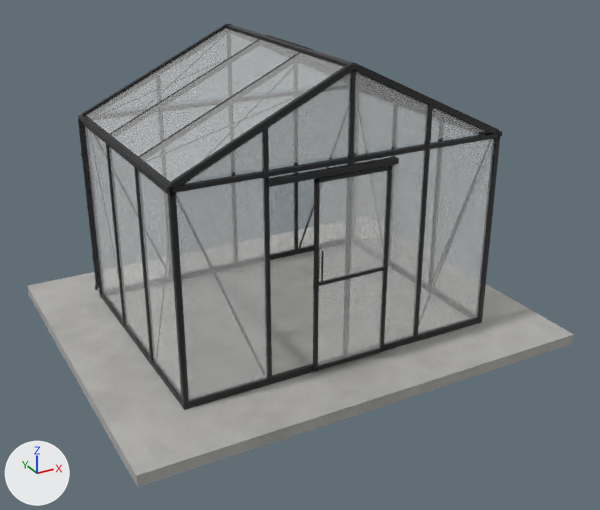
An edit to the glTF model models/scandiglas/sg-rect-10-2-7-9.glb, drawn before and after from the same camera.
Rendered twice from a camera (50 mm lens) standing at (-3.52, -4.9, 3.92) and looking at (0.01, 1.52, 0.71). The axes (+X, +Y, +Z) are drawn at lower left. The lights are the same throughout. The older version comes first. Vertices at exactly the same position are counted once.

Names of what the first picture shows: 'scandiglas-rect-10-2-7-9'.
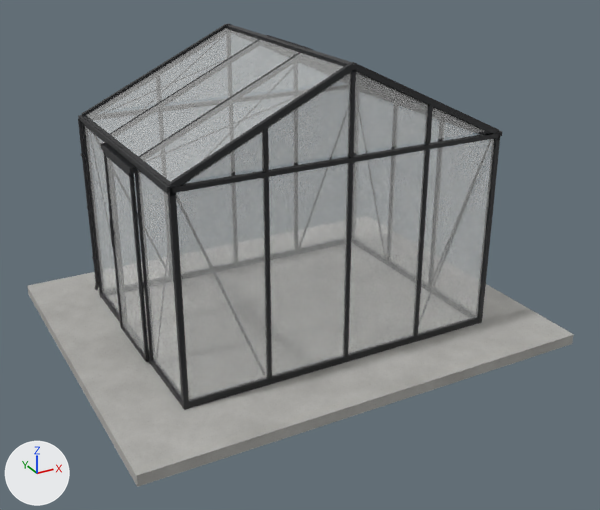
The newer file is also turned or shifted as a whole; pictures and numbers use the older file's frame.

Location of each change, (x1, y1, x2, y2) in pixels of the pictures (600 x 510 px; the box of a moved part takes in the faces that stretch with it):
part 1 of me_scandiglas, moved or reshaped
    before: (313, 165, 393, 371)
    after: (103, 151, 149, 362)
part 2 of me_scandiglas, moved or reshaped
    before: (109, 146, 150, 354)
    after: (109, 219, 114, 247)
part 3 of me_scandiglas, moved or reshaped (not visible afterwards)
    before: (318, 171, 388, 365)
part 4 of me_scandiglas, moved or reshaped
    before: (267, 157, 399, 187)
    after: (100, 143, 137, 174)
part 5 of me_scandiglas, added
    after: (106, 156, 144, 353)
part 6 of me_scandiglas, added
    after: (269, 163, 349, 377)
part 7 of me_scandiglas, deleted
    before: (321, 251, 324, 282)
part 8 of me_scandiglas, deleted
    before: (314, 267, 384, 287)
part 9 of me_scandiglas, surface changed
    both: (41, 140, 480, 422)

What changed in the scene script:
```text
Change me_scandiglas:
    used by ob_scandiglas_rect_10_2_7_9; location = (0.0, 0.0, 0.0)
    remove me_scandiglas.from_pydata(...)  # 2796 vertices, 5177 faces; spans x -2.19..2.19, y 0.0..3.64, z -0.1..2.69
    add me_scandiglas.from_pydata(...)  # 2772 vertices, 5134 faces; spans x -2.19..2.19, y 0.0..3.64, z -0.1..2.69
    me_scandiglas part 1: the loose piece of 70 vertices spanning x -0.36..0.38, y 0.58..0.61, z 0.03..1.81 is turned -90 degrees about the z axis through its middle, then moved by (-1.6, 1.22, 0.0)
    me_scandiglas part 2: the loose piece of 24 vertices spanning x -1.55, y 1.45..2.2, z 0.06..1.89 is scaled about its middle by (2.78, 0.0154, 0.152), then moved by (-0.07, 0.32, 0.07), in mat_powder
    me_scandiglas part 3: the loose piece of 24 vertices spanning x -0.32..0.35, y 0.6, z 0.07..1.77 is scaled about its middle by (0, 0.198, 0.163), then moved by (-1.57, 1.54, 0.12), in mat_powder
    me_scandiglas part 4: the loose piece of 24 vertices spanning x -0.78..0.43, y 0.57..0.63, z 1.82..1.87 is turned -90 degrees about the z axis through its middle and scaled by 0.68, then moved by (-1.42, 1.21, 0.0)
    me_scandiglas part 5: the loose piece of 24 vertices spanning x -1.55, y 1.45..2.2, z 0.06..1.89 is copied, and the copy is scaled about its middle by (1, 0.904, 0.936), then moved by (-0.04, 0.0, -0.05); it spans x -1.59, y 1.48..2.16, z 0.07..1.77
    me_scandiglas part 6: the loose piece of 24 vertices spanning x -0.32..0.35, y 0.6, z 0.07..1.77 is copied, and the copy is scaled about its middle by (1.11, 1, 1.07), then moved by (-0.4, 0.04, 0.05); it spans x -0.76..-0.02, y 0.64, z 0.06..1.89
    me_scandiglas part 7: the loose piece of 24 vertices spanning x -0.3..-0.29, y 0.56..0.57, z 0.9..1.18 is deleted
    me_scandiglas part 8: the loose piece of 24 vertices spanning x -0.36..0.38, y 0.58..0.61, z 0.85..0.88 is deleted
    me_scandiglas part 9: 4677 kept faces spanning x -2.19..2.19, y 0.0..3.64, z -0.1..2.69 get new texture (UV) coordinates
    other edits to the shape of me_scandiglas do not show in these pictures
```
